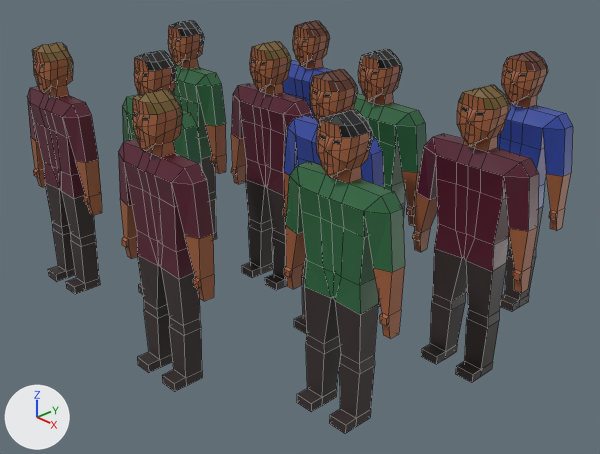
The Blender file public/models/people_new.blend as it was, and as the next commit left it.
The view is the same before and after, from a camera (50 mm lens) standing at (0.528, -0.576, 0.303) and looking at (0.007, -0.084, -0.019). The axes (+X, +Y, +Z) are drawn at lower left. The lights are the same throughout. Mesh edges are drawn as thin lines.
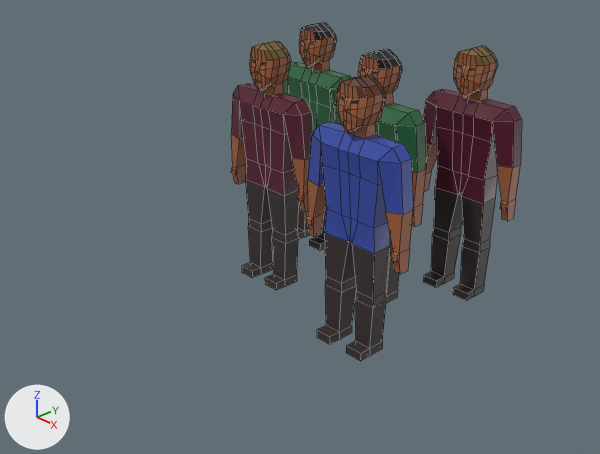
Location of each change, [x1, y1, x2, y2] in pixels of the pictures (600 x 454 px):
'Cube.021', moved
    before: [118, 89, 214, 392]
    after: [423, 46, 522, 301]
'Cube.019', deleted
    before: [284, 110, 405, 434]
'Cube.010', deleted
    before: [412, 85, 539, 383]
'Cube.002', moved
    before: [283, 69, 384, 334]
    after: [306, 75, 413, 361]
'Cube.015', deleted
    before: [27, 43, 102, 294]
'Cube.008', deleted
    before: [466, 51, 573, 312]
'Cube.013', moved
    before: [122, 51, 201, 294]
    after: [282, 23, 351, 251]
'Cube.006', deleted
    before: [168, 20, 226, 240]
'Cube.005', deleted
    before: [282, 21, 334, 119]

The change, as a diff of the scene's bpy script:
```diff
--- a/public/models/people_new.blend.py
+++ b/public/models/people_new.blend.py
@@ ob_cube_002 @@
 ob_cube_002 = bpy.data.objects.new('Cube.002', me_cube_007)
-ob_cube_002.location = (0.0596, -0.0948, 0.1176)
+ob_cube_002.location = (0.0876, -0.0919, 0.1176)
 ob_cube_002.rotation_euler = (0.0, 0.0, 4.712)  # degrees (0, 0, 270)
@@ ob_cube_006 @@
-ob_cube_006 = bpy.data.objects.new('Cube.006', me_cube_010)
-ob_cube_006.location = (-0.1995, -0.0545, 0.1176)
-ob_cube_006.rotation_euler = (0.0, 0.0, 4.712)  # degrees (0, 0, 270)
-ob_cube_006.scale = (0.213, 0.213, 0.213)
-_m = ob_cube_006.modifiers.new('Mirror', 'MIRROR')
-_m.use_axis = (False, True, False)
@@ ob_cube_005 @@
-ob_cube_005 = bpy.data.objects.new('Cube.005', me_cube_009)
-ob_cube_005.location = (-0.1071, 0.0405, 0.1176)
-ob_cube_005.rotation_euler = (0.0, 0.0, 4.712)  # degrees (0, 0, 270)
-ob_cube_005.scale = (0.213, 0.213, 0.213)
-_m = ob_cube_005.modifiers.new('Mirror', 'MIRROR')
-_m.use_axis = (False, True, False)
@@ ob_cube_008 @@
-ob_cube_008 = bpy.data.objects.new('Cube.008', me_cube_012)
-ob_cube_008.location = (0.1296, 0.0783, 0.1176)
-ob_cube_008.rotation_euler = (0.0, 0.0, 4.712)  # degrees (0, 0, 270)
-ob_cube_008.scale = (0.213, 0.213, 0.213)
-_m = ob_cube_008.modifiers.new('Mirror', 'MIRROR')
-_m.use_axis = (False, True, False)
@@ ob_cube_010 @@
-ob_cube_010 = bpy.data.objects.new('Cube.010', me_cube_014)
-ob_cube_010.location = (0.174, -0.0474, 0.1176)
-ob_cube_010.rotation_euler = (0.0, 0.0, 4.712)  # degrees (0, 0, 270)
-ob_cube_010.scale = (0.213, 0.213, 0.213)
-_m = ob_cube_010.modifiers.new('Mirror', 'MIRROR')
-_m.use_axis = (False, True, False)
@@ ob_cube_015 @@
-ob_cube_015 = bpy.data.objects.new('Cube.015', me_cube_019)
-ob_cube_015.location = (-0.1927, -0.2121, 0.1176)
-ob_cube_015.rotation_euler = (0.0, 0.0, 4.712)  # degrees (0, 0, 270)
-ob_cube_015.scale = (0.213, 0.213, 0.213)
-_m = ob_cube_015.modifiers.new('Mirror', 'MIRROR')
-_m.use_axis = (False, True, False)
@@ ob_cube_013 @@
 ob_cube_013 = bpy.data.objects.new('Cube.013', me_cube_017)
-ob_cube_013.location = (-0.0986, -0.1624, 0.1176)
+ob_cube_013.location = (-0.0947, 0.0382, 0.1176)
 ob_cube_013.rotation_euler = (0.0, 0.0, 4.712)  # degrees (0, 0, 270)
@@ ob_cube_021 @@
 ob_cube_021 = bpy.data.objects.new('Cube.021', me_cube_025)
-ob_cube_021.location = (0.0131, -0.2367, 0.1176)
+ob_cube_021.location = (0.0864, 0.0643, 0.1176)
 ob_cube_021.rotation_euler = (0.0, 0.0, 4.712)  # degrees (0, 0, 270)
@@ ob_cube_019 @@
-ob_cube_019 = bpy.data.objects.new('Cube.019', me_cube_023)
-ob_cube_019.location = (0.1477, -0.1735, 0.1176)
-ob_cube_019.rotation_euler = (0.0, 0.0, 4.712)  # degrees (0, 0, 270)
-ob_cube_019.scale = (0.213, 0.213, 0.213)
-_m = ob_cube_019.modifiers.new('Mirror', 'MIRROR')
-_m.use_axis = (False, True, False)
```
